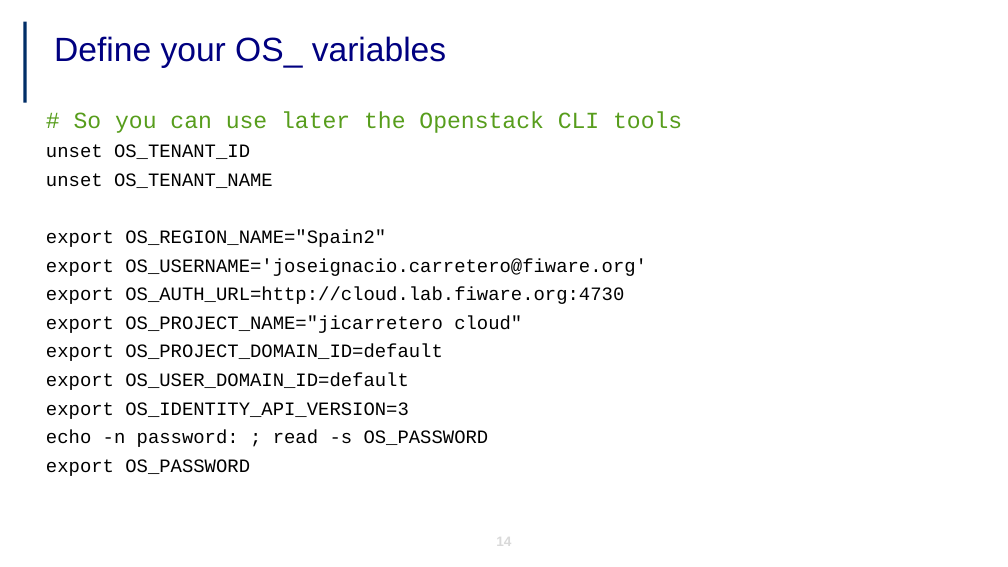
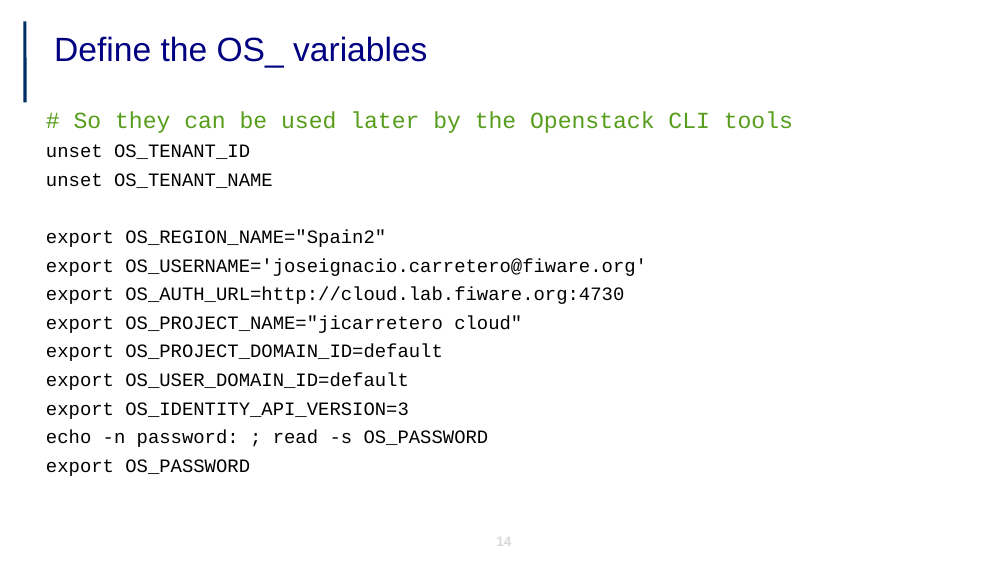
Before and after one commit to jicarretero/SummitMalaga2017, a slide deck: slide 14 of FiwareImageHandling.odp. Drawn at 1008x567 pixels with LibreOffice and Linux fonts; fonts in the diff are those of the drawing; background and template pictures are left out. Boxes give left, top, right and bottom in pixels: in the first picture for what was removed or moved away, otherwise in the second. Text is boxed around its words. In the diff, an @@ line names an element or a change of style, - is before the commit and + after.

Commit message:
Change presentation image and some changes in wording

```diff
--- a/FiwareImageHandling.odp
+++ b/FiwareImageHandling.odp
@@ title at [54,36,427,68]: text changed @@
-Define your OS_ variables
+Define the OS_ variables
@@ text at [74,111,793,133]: text changed @@
-# So you can use later the Openstack CLI tools
+# So they can be used later by the Openstack CLI tools
```
Also in this commit, not shown: 17 other slides changed.
